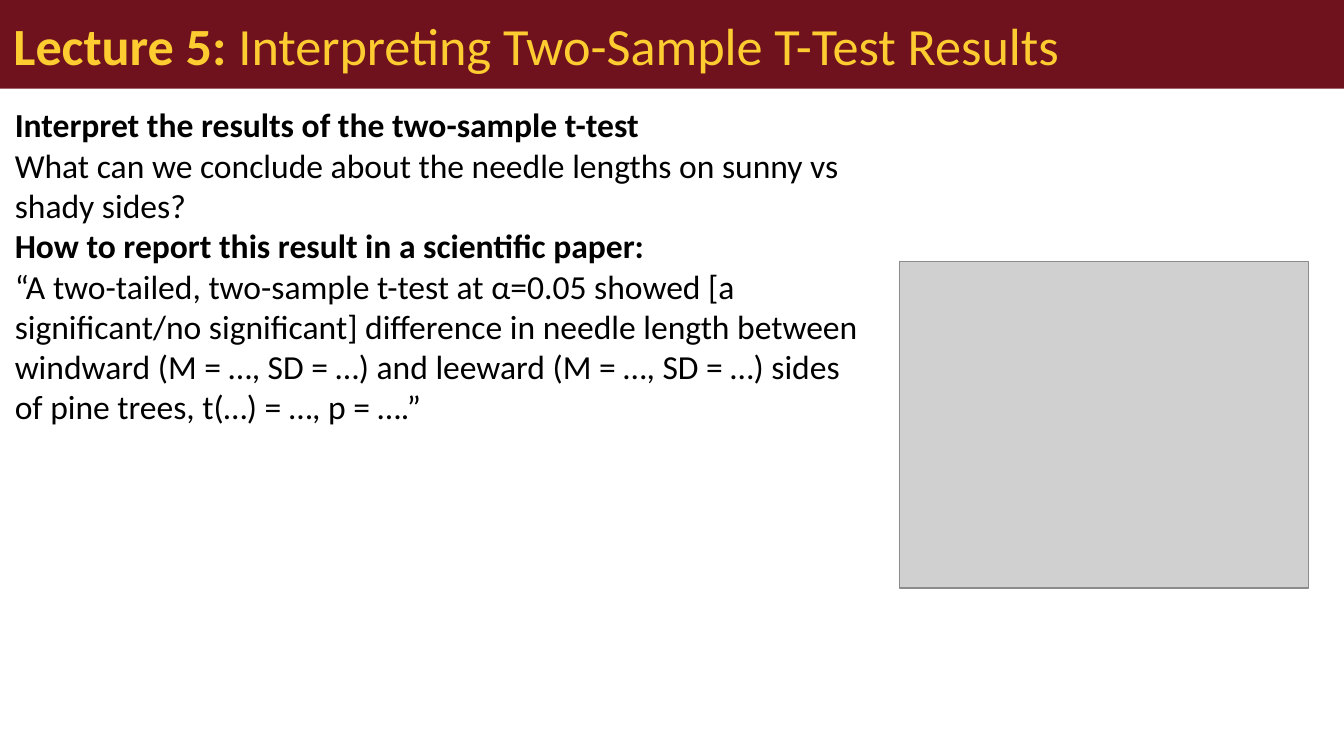
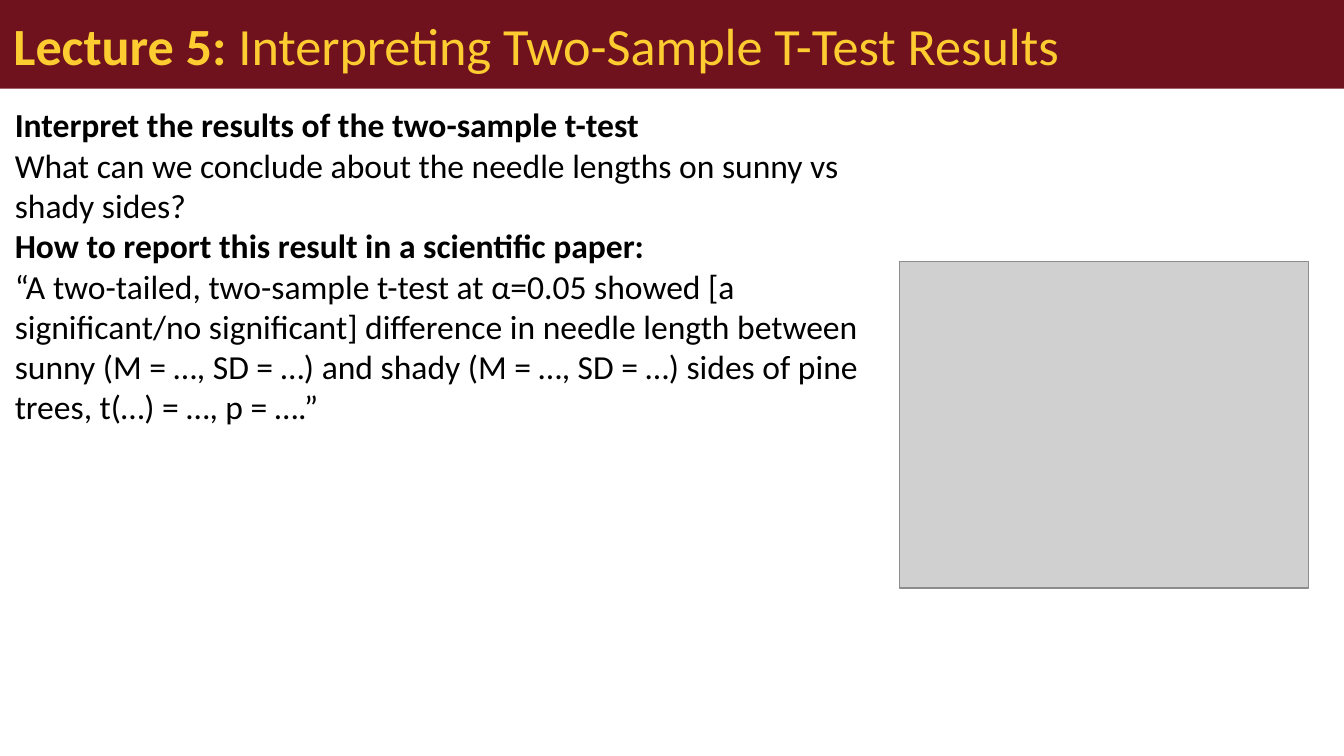
Before and after one commit to wlperry/umd_biostats, a slide deck: slide 40 of docs/ecostats_lectures/lecture_05/05_01_lecture_powerpoint.pptx (slide 41 before the commit). Drawn at 1344x756 pixels with LibreOffice and Linux fonts; fonts in the diff are those of the drawing; grey boxes stand for pictures. Boxes give left, top, right and bottom in pixels: in the first picture for what was removed or moved away, otherwise in the second. Text is boxed around its words. In the diff, an @@ line names an element or a change of style, - is before the commit and + after.

```diff
--- a/docs/ecostats_lectures/lecture_05/05_01_lecture_powerpoint.pptx
+++ b/docs/ecostats_lectures/lecture_05/05_01_lecture_powerpoint.pptx
@@ text at (15,274,858,425): text changed @@
-“A two-tailed, two-sample t-test at α=0.05 showed [a significant/no significant] difference in needle length between windward (M = …, SD = …) and leeward (M = …, SD = …) sides of pine trees, t(…) = …, p = ….”
+“A two-tailed, two-sample t-test at α=0.05 showed [a significant/no significant] difference in needle length between sunny (M = …, SD = …) and shady (M = …, SD = …) sides of pine trees, t(…) = …, p = ….”
```
Also in this commit, not shown: 20 other slides changed, 1 slide removed, 22 other files.
